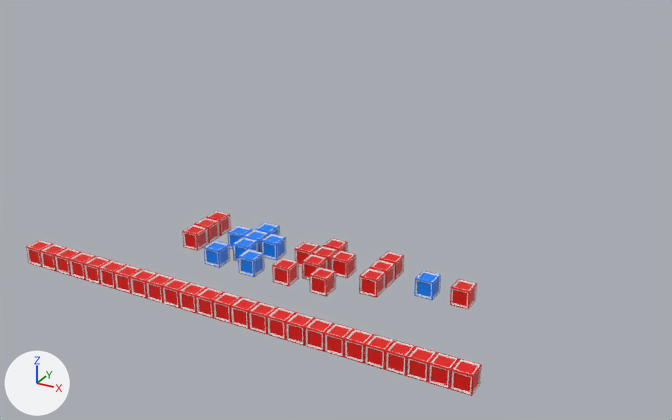
A saved change to the Blender file blender File/brickGameAssets.blend.
Both versions are drawn from a camera (50 mm lens) standing at (54.5, -75.6, 46.4) and looking at (-9.4, 40.6, -11.7). Lighting does not change. The marker at lower left points along +X, +Y and +Z.

Objects in the first picture: 'BarraLose', 'car', 'carEnemy', 'ladrilloAzul', 'ladrilloRojo', 'muro'.
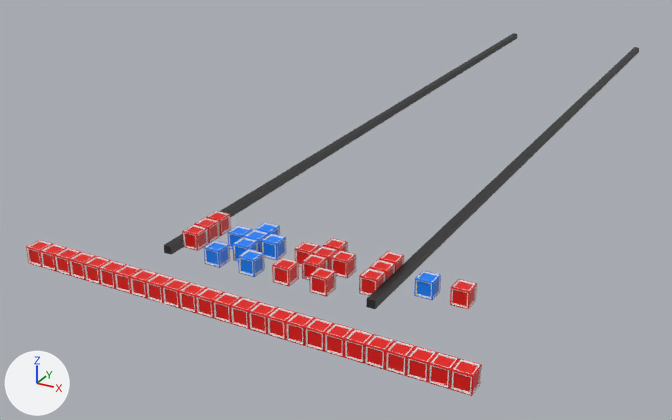
Pixel boxes [x1, y1, x2, y2] of what changed, in the pictures (672 x 420 px):
```json
{"object": "bordesAutopista", "change": "added", "after": [164, 33, 639, 309], "on screen": "black"}
```

The change, as JSON lines over the scene's bpy script:
```json
{"op": "add", "block": "mat_gris", "code": ["mat_gris = principled_material('gris')", "mat_gris.base_color = (0.0235, 0.0235, 0.0235)  # black #2a2a2a"]}
{"op": "add", "block": "me_cube", "code": ["me_cube = bpy.data.meshes.new('Cube')", "me_cube.from_pydata(...)  # a box spanning x -13.5..-12.5, y -60.5..60.5, z -0.5..0.5; a box spanning x 12.5..13.5, y -60.5..60.5, z -0.5..0.5", "me_cube.materials.append(mat_gris)  # black #2a2a2a"]}
{"op": "add", "block": "ob_bordesautopista", "code": ["ob_bordesautopista = bpy.data.objects.new('bordesAutopista', me_cube)", "ob_bordesautopista.location = (4.5, 59.5, -0.5)"]}
```
